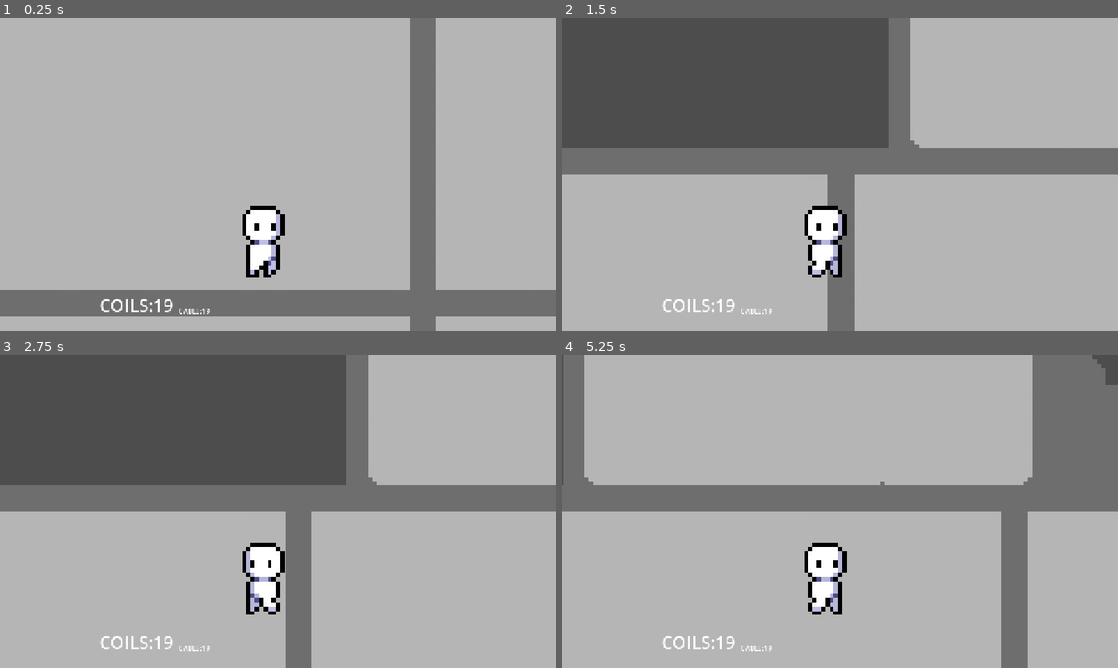
Above: before the commit, frames 1-4 (two rows, left to right).
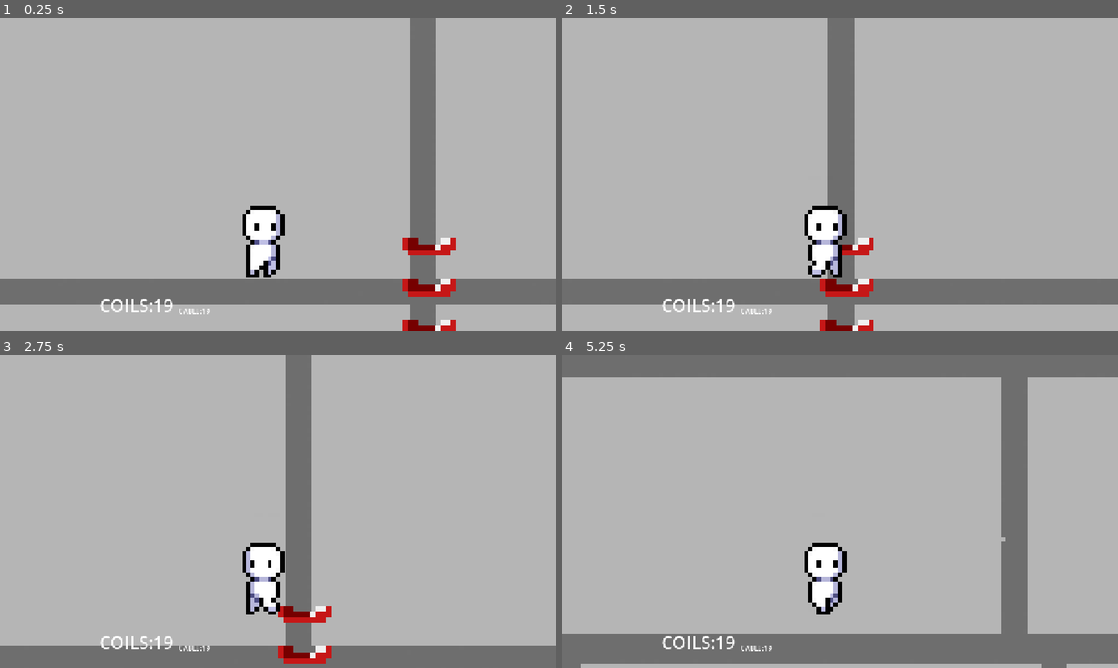
Above: after the commit, the same moments.

Repository: neonvalkyrie02/summer-game-jam26
Game: Godot game, scene res://main.tscn
Two runs of this game, one before a commit and one after it. Both use one fixed random seed, a clock stepped at 60 frames per second and the inputs below.
Inputs:
- Up to frame 1 (0.25 s): no input
- Up to frame 2 (1.5 s): tap Enter at 0.5 s; hold Right (ui_right) from 0.53 s (still down); tap Up (ui_up) at 0.6, 0.77, 1.07 s; tap Shift (action_sprint) at 1.35 s
- Up to frame 3 (2.75 s): tap Up (ui_up) at 1.52, 1.55, 1.82, 2.3 s; release Right (ui_right) at 2.03 s; hold Left (ui_left) from 2.03 s (still down); tap F (action_use) at 2.1 s
- Up to frame 4 (5.25 s): release Left (ui_left) at 2.78 s; hold Right (ui_right) 2.78-4.28 s; tap Up (ui_up) at 2.85, 3.02, 3.32, 3.77, 3.8, 4.07, 4.52, 4.55, 4.82, 5.1 s; hold Shift (action_sprint) 3.53-4.28 s; hold Left (ui_left) 4.28-5.03 s; tap F (action_use) at 4.35 s; hold Right (ui_right) from 5.03 s (still down)

The runs differ from the first frame. In frame 1, 7.9% of the frame differs, in the area x 0-100%, y 70-100%; in frame 2, 43%; in frame 3, 43%, in the area x 0-100%, y 0-100%; in frame 4, 32%.

Commit message:
Fix ladders

Diff:
--- /dev/null
+++ b/ladder.gd
@@ -0,0 +1,21 @@
+extends Sprite2D
+
+
+# Called when the node enters the scene tree for the first time.
+func _ready() -> void:
+	pass # Replace with function body.
+
+
+# Called every frame. 'delta' is the elapsed time since the previous frame.
+func _process(delta: float) -> void:
+	pass
+
+
+func _on_area_2d_body_entered(body: Node2D) -> void:
+	if(body.is_in_group("player")):
+		body.on_ladder = true
+
+
+func _on_area_2d_body_shape_exited(body_rid: RID, body: Node2D, body_shape_index: int, local_shape_index: int) -> void:
+	if(body.is_in_group("player")):
+		body.on_ladder = false
--- /dev/null
+++ b/ladder.tscn
@@ -0,0 +1,22 @@
+[gd_scene format=3 uid="uid://c60fmh6v01fj1"]
+
+[ext_resource type="Texture2D" uid="uid://cohjfptjomf3r" path="res://assets/Liam/ladder.png" id="1_cq4ai"]
+[ext_resource type="Script" uid="uid://ddyopiykfwhjp" path="res://ladder.gd" id="2_lqhsa"]
+
+[sub_resource type="RectangleShape2D" id="RectangleShape2D_h1pie"]
+size = Vector2(12, 53.677418)
+
+[node name="Ladder" type="Sprite2D" unique_id=39722444]
+position = Vector2(0.5, -7.499999)
+scale = Vector2(1.1, 1.2884616)
+texture = ExtResource("1_cq4ai")
+script = ExtResource("2_lqhsa")
+
+[node name="Area2D" type="Area2D" parent="." unique_id=938726144]
+
+[node name="CollisionShape2D" type="CollisionShape2D" parent="Area2D" unique_id=417092541]
+position = Vector2(0, -0.8387089)
+shape = SubResource("RectangleShape2D_h1pie")
+
+[connection signal="body_entered" from="Area2D" to="." method="_on_area_2d_body_entered"]
+[connection signal="body_shape_exited" from="Area2D" to="." method="_on_area_2d_body_shape_exited"]
--- a/main.tscn
+++ b/main.tscn
@@ -6,7 +6,7 @@
 
 [node name="Main" type="Node" unique_id=1265064031]
 
-[node name="Player" parent="." unique_id=578066036 instance=ExtResource("1_ig7tw")]
+[node name="Player" parent="." unique_id=578066036 groups=["player"] instance=ExtResource("1_ig7tw")]
 position = Vector2(152, 298)
 
 [node name="Submarine" parent="." unique_id=129629463 instance=ExtResource("2_0xm2m")]
@@ -14,10 +14,13 @@
 position = Vector2(-4854, 1268)
 scale = Vector2(10, 10)
 
+[node name="Ladder" parent="Submarine" index="2" unique_id=39722444]
+position = Vector2(544.4, -68.5)
+scale = Vector2(1.2300001, 1.3365386)
+
+[node name="Ladder2" parent="Submarine" index="3" unique_id=160112773]
+position = Vector2(640.9, -131.6)
+
 [node name="Hud" parent="." unique_id=1829554576 instance=ExtResource("3_h2yge")]
-[connection signal="body_entered" from="Submarine/Ladder Left" to="Player" method="_on_ladder_body_entered"]
-[connection signal="body_exited" from="Submarine/Ladder Left" to="Player" method="_on_ladder_body_exited"]
-[connection signal="body_entered" from="Submarine/Ladder Right" to="Player" method="_on_ladder_body_entered"]
-[connection signal="body_exited" from="Submarine/Ladder Right" to="Player" method="_on_ladder_body_exited"]
 
 [editable path="Submarine"]
--- a/player.gd
+++ b/player.gd
@@ -6,7 +6,7 @@
 const SPRINT = 1000.0
 
 const JUMP_VELOCITY = -400.0
-const LADDER_VELOCITY = -400.0
+const LADDER_VELOCITY = -200.0
 
 var sit = false
 var use = false
@@ -16,33 +16,26 @@
 	_animation_tree.set_active(true)
 	on_ladder = false
 
-func _on_ladder_body_entered(body) -> void:
-	on_ladder = true
-	body
-	print("on Ladder")
-
-func _on_ladder_body_exited(body) -> void:
-	on_ladder = false
-	print("off Ladder")
-
 func _physics_process(delta: float) -> void:
 	# Add the gravity.
 	if not is_on_floor() and not on_ladder:
 		velocity += get_gravity() * delta
+		set_collision_mask_value(1, true)
+
 
 	use = false
 
 	# Handle jump.
 	var ladder_direction := Input.get_axis("ui_up", "ui_down")
 	if Input.is_action_just_pressed("ui_up") and is_on_floor():
-		velocity.y = LADDER_VELOCITY
+		velocity.y = JUMP_VELOCITY
 		sit = false
+		set_collision_mask_value(1, true)
+	if ladder_direction and on_ladder:
+		position.y +=  LADDER_VELOCITY * -ladder_direction * delta
+		sit = false
+		set_collision_mask_value(1, false)
 
-	if ladder_direction and on_ladder:
-		velocity.y =  LADDER_VELOCITY * -ladder_direction
-		sit = false
-	elif on_ladder:
-		velocity.y = move_toward(velocity.y, 0, JUMP_VELOCITY)
 
 
 	if Input.is_action_just_pressed("ui_down") and is_on_floor():
--- a/project.godot
+++ b/project.godot
@@ -21,6 +21,10 @@
 window/size/viewport_height=720
 window/stretch/mode="canvas_items"
 window/stretch/aspect="expand"
+
+[global_group]
+
+player="IF PLAYER THAN IN THIS GROUP"
 
 [input]
 
--- a/submarine.tscn
+++ b/submarine.tscn
@@ -1,7 +1,7 @@
 [gd_scene format=3 uid="uid://c7vmqka4aaflo"]
 
 [ext_resource type="Texture2D" uid="uid://56bffx5nw5rb" path="res://assets/Liam/Submarine.png" id="1_3uq8f"]
-[ext_resource type="Texture2D" uid="uid://cohjfptjomf3r" path="res://assets/Liam/ladder.png" id="2_k4f85"]
+[ext_resource type="PackedScene" uid="uid://c60fmh6v01fj1" path="res://ladder.tscn" id="2_k4f85"]
 
 [sub_resource type="RectangleShape2D" id="RectangleShape2D_5fmfn"]
 size = Vector2(137, 6)
@@ -17,9 +17,6 @@
 
 [sub_resource type="RectangleShape2D" id="RectangleShape2D_3uq8f"]
 size = Vector2(14, 122)
-
-[sub_resource type="RectangleShape2D" id="RectangleShape2D_bv4vc"]
-size = Vector2(12, 78)
 
 [node name="Submarine" type="Node2D" unique_id=129629463]
 
@@ -58,28 +55,10 @@
 position = Vector2(597, -159)
 shape = SubResource("RectangleShape2D_k4f85")
 
-[node name="Ladder Left" type="Area2D" parent="." unique_id=502641783]
+[node name="Ladder" parent="." unique_id=39722444 instance=ExtResource("2_k4f85")]
+position = Vector2(544, -66)
+scale = Vector2(1.1, 1.25)
 
-[node name="CollisionShape2D" type="CollisionShape2D" parent="Ladder Left" unique_id=1799581795]
-position = Vector2(377, -68)
-shape = SubResource("RectangleShape2D_bv4vc")
-
-[node name="Sprite2D" type="Sprite2D" parent="Ladder Left" unique_id=1834132841]
-texture_repeat = 2
-position = Vector2(377, -69)
-texture = ExtResource("2_k4f85")
-region_enabled = true
-region_rect = Rect2(0, -25, 10, 77)
-
-[node name="Ladder Right" type="Area2D" parent="." unique_id=2031063941]
-
-[node name="CollisionShape2D" type="CollisionShape2D" parent="Ladder Right" unique_id=987813894]
-position = Vector2(644, -68.5)
-shape = SubResource("RectangleShape2D_bv4vc")
-
-[node name="Sprite2D" type="Sprite2D" parent="Ladder Right" unique_id=1030954075]
-texture_repeat = 2
-position = Vector2(644, -69.5)
-texture = ExtResource("2_k4f85")
-region_enabled = true
-region_rect = Rect2(0, -25, 10, 77)
+[node name="Ladder2" parent="." unique_id=160112773 instance=ExtResource("2_k4f85")]
+position = Vector2(602.75, -131.25)
+scale = Vector2(1.2499945, 1.4134619)
Not shown, added: ladder.gd.uid
